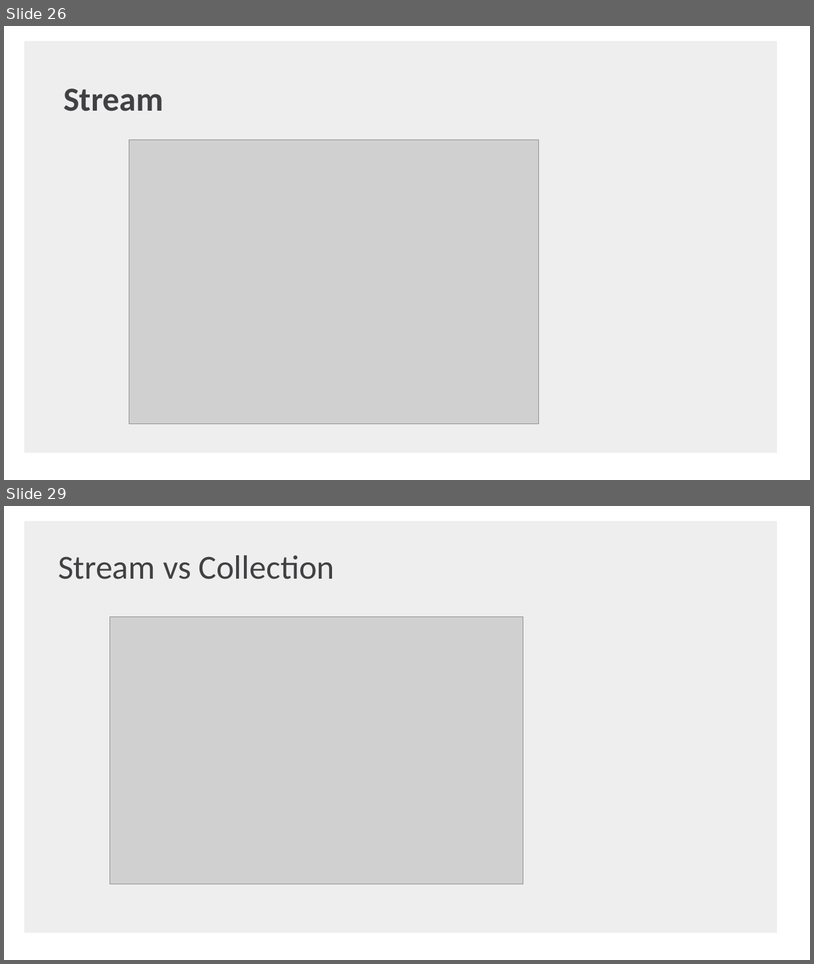
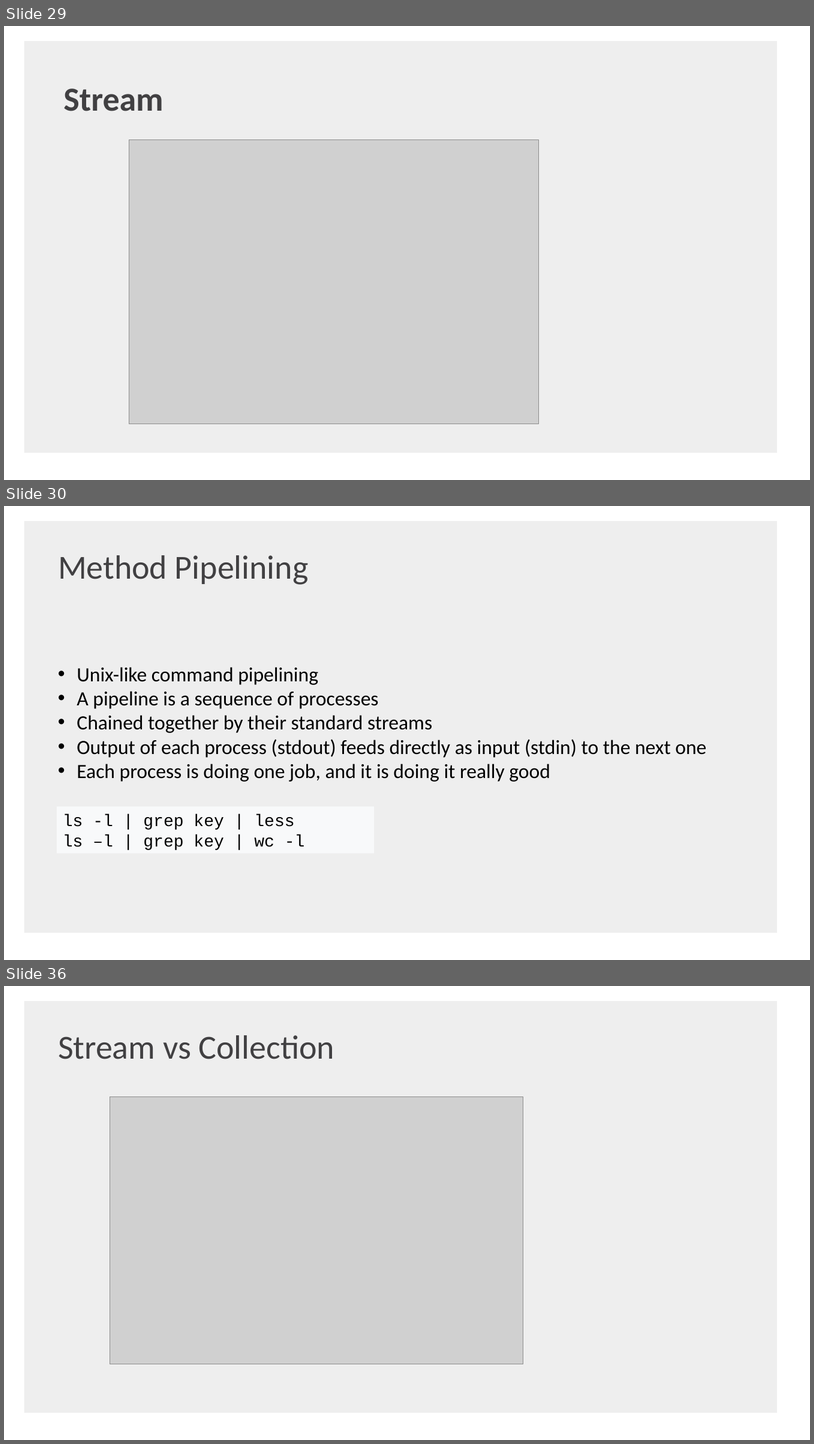
Before and after one commit to shaojie-xu-kp/Java8_lunch_learn, a slide deck: Java 8 & TDP.pptx. Shown one above the other, each under a label of ours: slides 26 and 29 before the commit, slides 29, 30 and 36 after it; the slides between them are not shown. The pictures are 814x964 and 814x1444 pixels, drawn with LibreOffice and Linux fonts; fonts in the diff are those of the drawing; grey boxes stand for pictures; background and template pictures are left out. Boxes give left, top, right and bottom in pixels: in the first picture for what was removed or moved away, otherwise in the second. Text is boxed around its words. In the diff, an @@ line names an element or a change of style, - is before the commit and + after.

```diff
--- a/Java 8 & TDP.pptx
+++ b/Java 8 & TDP.pptx
@@ slide 30 added at (4, 506, 810, 960), background #FFFFFF; not listed: 1 template element that a slide beside it also shows @@
@@ text added at (58, 555, 309, 585), 40 pt, text #414042 @@
+Method Pipelining
@@ text added at (77, 667, 707, 781), 24 pt, text #000000 @@
+• Unix-like command pipelining
+• A pipeline is a sequence of processes
+• Chained together by their standard streams
+• Output of each process (stdout) feeds directly as input (stdin) to the next one
+• Each process is doing one job, and it is doing it really good
@@ rectangle added at (57, 806, 374, 853), fill #F8F9FA, 20 pt, text #000000 @@
+ls -l | grep key | less
+ls –l | grep key | wc -l
@@ what was slide 26 is now slide 29 @@
@@ what was slide 29 is now slide 36 @@
```
Also in this commit, not shown: 1 slide changed, 8 other slides added, 2 slides removed.
